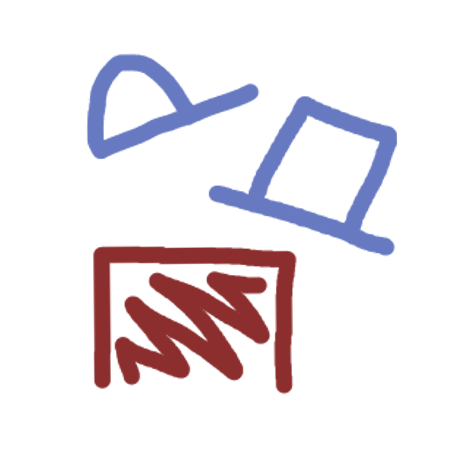
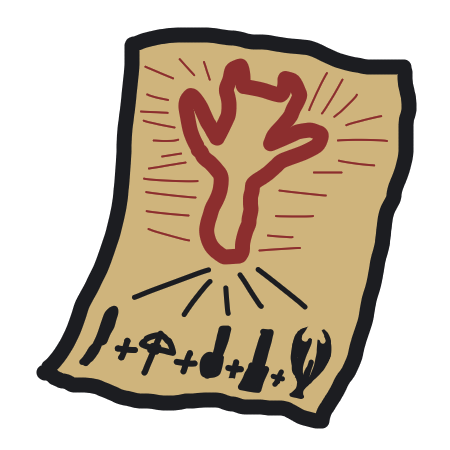
Revision of a layered w=450, h=450 image; what changed, layer by layer:
added group "Sc" (1st of 2) with 3 layers above "Sc" over [left=36, top=27, right=417, bottom=429]
added layer "PaperOutline" (1st of 4, in "Sc") in group "Sc" over [left=36, top=27, right=417, bottom=429]
added layer "Paint Layer 2" (1st of 2, in "Sc") in group "Sc" over [left=64, top=27, right=417, bottom=429]
added layer "PaperOutline" (2nd of 4, in "Sc") in group "Sc" over [left=36, top=27, right=417, bottom=429]
hid "HatShop" (2nd of 2), opacity 100% → 22%, painted on it over [left=75, top=33, right=417, bottom=417]
